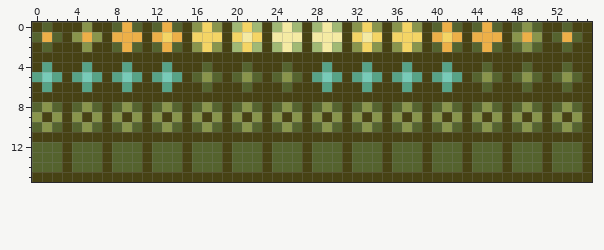
File history of a pixel-art sprite, images/minitilemap.png. The first picture shows the starting point.
The file is 56x16 pixels.
After the commit:
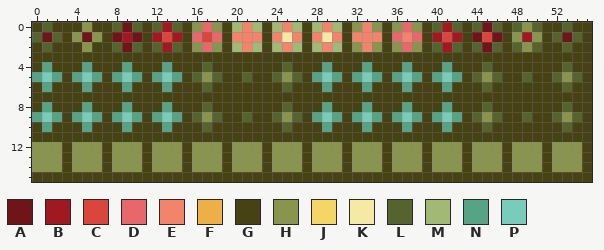
Palette (. is transparent): A #6f1519  B #a11920  C #da453c  D #e8676a  E #f2846c  F #edb048  G #474214  H #89954c  J #f4d565  K #f4eaa3  L #55632e  M #a1b974  N #57a386  P #78ccb9
Diff:
Colour F becomes colour A in row 0 at x 9 and 45; in row 1 at x 1, 5, 8, 10, 44, 46 and 53; in row 2 at x 9 and 45.
Colour F becomes colour B in row 0 at x 13 and 41; in row 1 at x 9, 12, 14, 40, 42 and 49; in row 2 at x 13 and 41.
Colour F becomes colour C in row 1 at x 45.
Colour J becomes colour C in row 1 at x 13, 17 and 41.
Colour J becomes colour D in row 0 at x 17 and 37; in row 1 at x 16, 18, 36 and 38; in row 2 at x 17 and 37.
Colour J becomes colour E in row 0 at x 21 and 33; in row 1 at x 20, 22, 32, 34 and 37; in row 2 at x 21 and 33.
Colour K becomes colour E in row 0 at x 25 and 29; in row 1 at x 21, 24, 26, 28, 30 and 33; in row 2 at x 25 and 29.
Colour H becomes colour G in row 8 at x 21 and 49; in row 9 at x 20, 22, 48 and 50; in row 10 at x 21 and 49.
Colour L becomes colour G in row 4 at x 21 and 49; in row 5 at x 20, 22, 48 and 50; in row 6 at x 21 and 49; in row 8 at x 0, 2, 4, 6, 8, 10, 12, 14, 16, 18, 20, 22, 24, 26, 28, 30, 32, 34, 36, 38, 40, 42, 44, 46, 48, 50, 52 and 54; in row 10 at x 0, 2, 4, 6, 8, 10, 12, 14, 16, 18, 20, 22, 24, 26, 28, 30, 32, 34, 36, 38, 40, 42, 44, 46, 48, 50, 52 and 54.
Colour G becomes colour H in row 9 at x 17, 25, 45 and 53.
Colour L becomes colour H in rows 12 to 14 at x 0 to 2, 4 to 6, 8 to 10, 12 to 14, 16 to 18, 20 to 22, 24 to 26, 28 to 30, 32 to 34, 36 to 38, 40 to 42, 44 to 46, 48 to 50 and 52 to 54.
Colour G becomes colour L in row 9 at x 21 and 49.
Colour H becomes colour L in row 5 at x 21 and 49; in row 8 at x 17, 25, 45 and 53; in row 9 at x 16, 18, 24, 26, 44, 46, 52 and 54; in row 10 at x 17, 25, 45 and 53.
Colour H becomes colour N in row 8 at x 1, 5, 9, 13, 29, 33, 37 and 41; in row 9 at x 0, 2, 4, 6, 8, 10, 12, 14, 28, 30, 32, 34, 36, 38, 40 and 42; in row 10 at x 1, 5, 9, 13, 29, 33, 37 and 41.
Colour G becomes colour P in row 9 at x 1, 5, 9, 13, 29, 33, 37 and 41.
